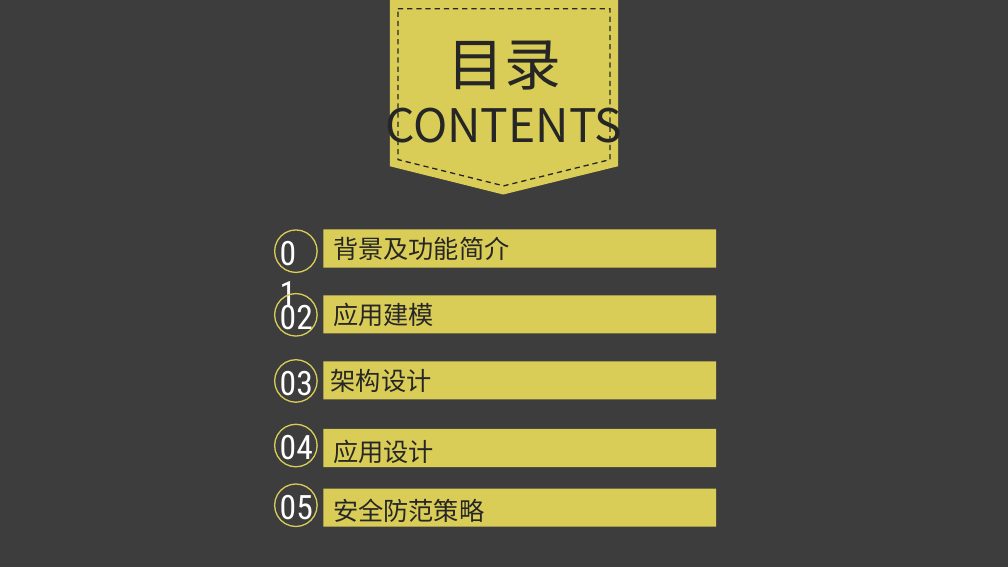
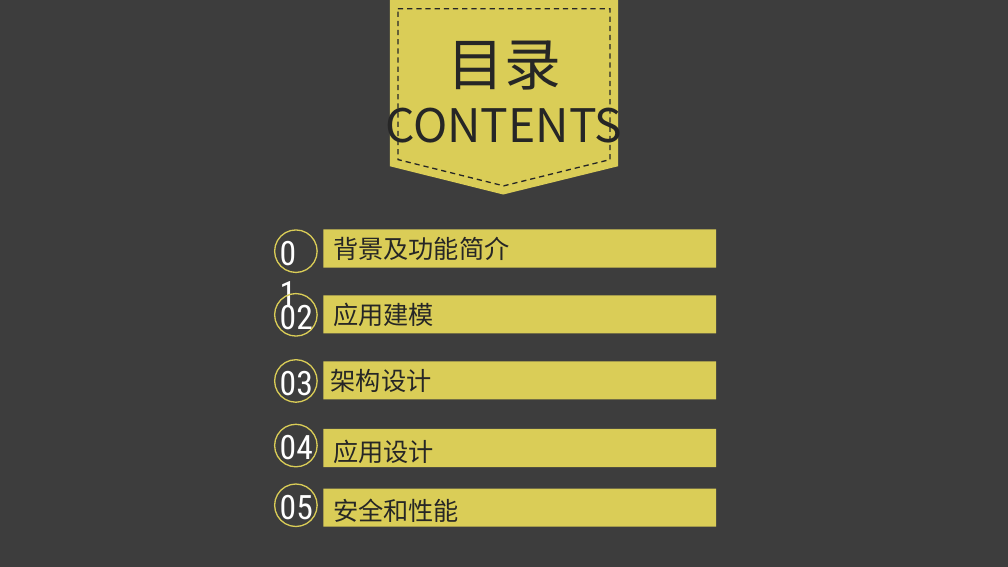
Before and after one commit to WEASP/our-project, a slide deck: slide 2 of Tasks/Task10/高子峰组-知否演示ppt.pptx. Drawn at 1008x567 pixels with LibreOffice and Linux fonts; fonts in the diff are those of the drawing; background and template pictures are left out. Boxes give left, top, right and bottom in pixels: in the first picture for what was removed or moved away, otherwise in the second. Text is boxed around its words. In the diff, an @@ line names an element or a change of style, - is before the commit and + after.

```diff
--- a/Tasks/Task10/高子峰组-知否演示ppt.pptx
+++ b/Tasks/Task10/高子峰组-知否演示ppt.pptx
@@ text at [333, 498, 459, 528]: text changed @@
-安全防范策略
+安全和性能
```
Also in this commit, not shown: 4 other slides changed, 1 slide added, 3 slides removed.
